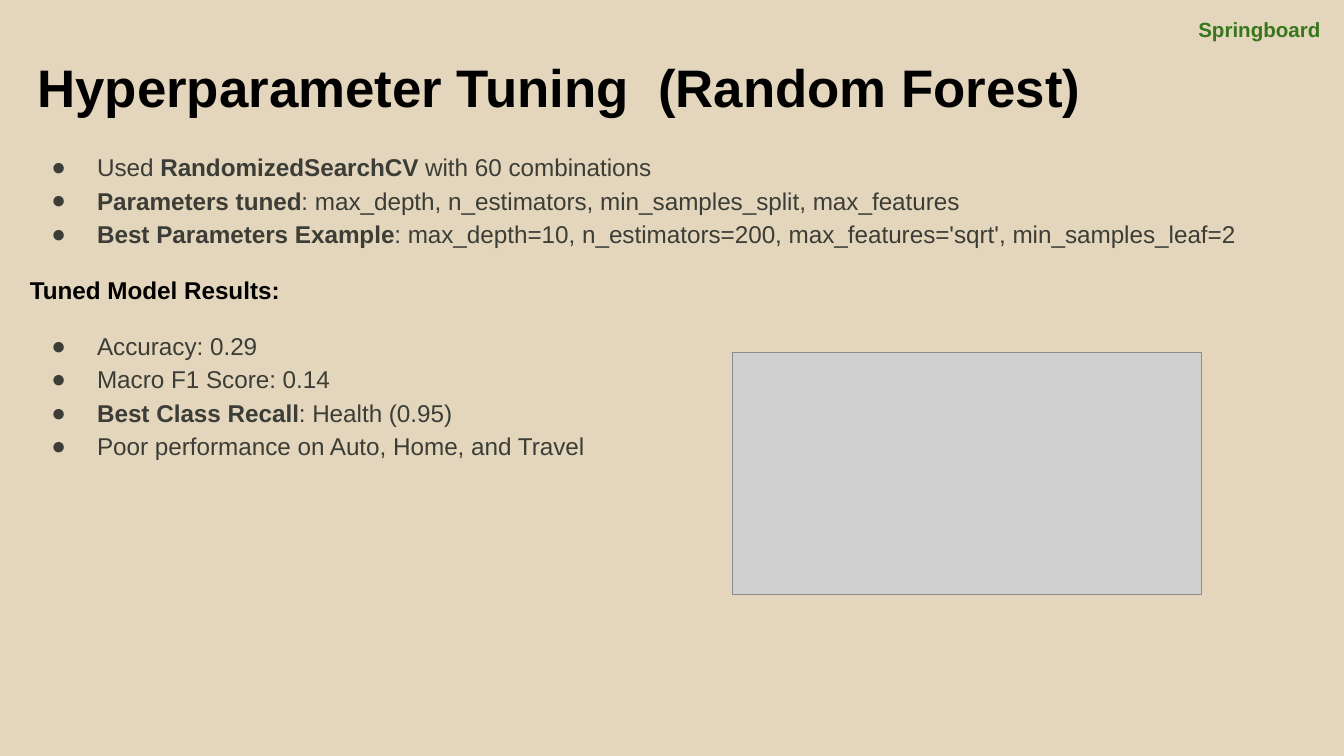
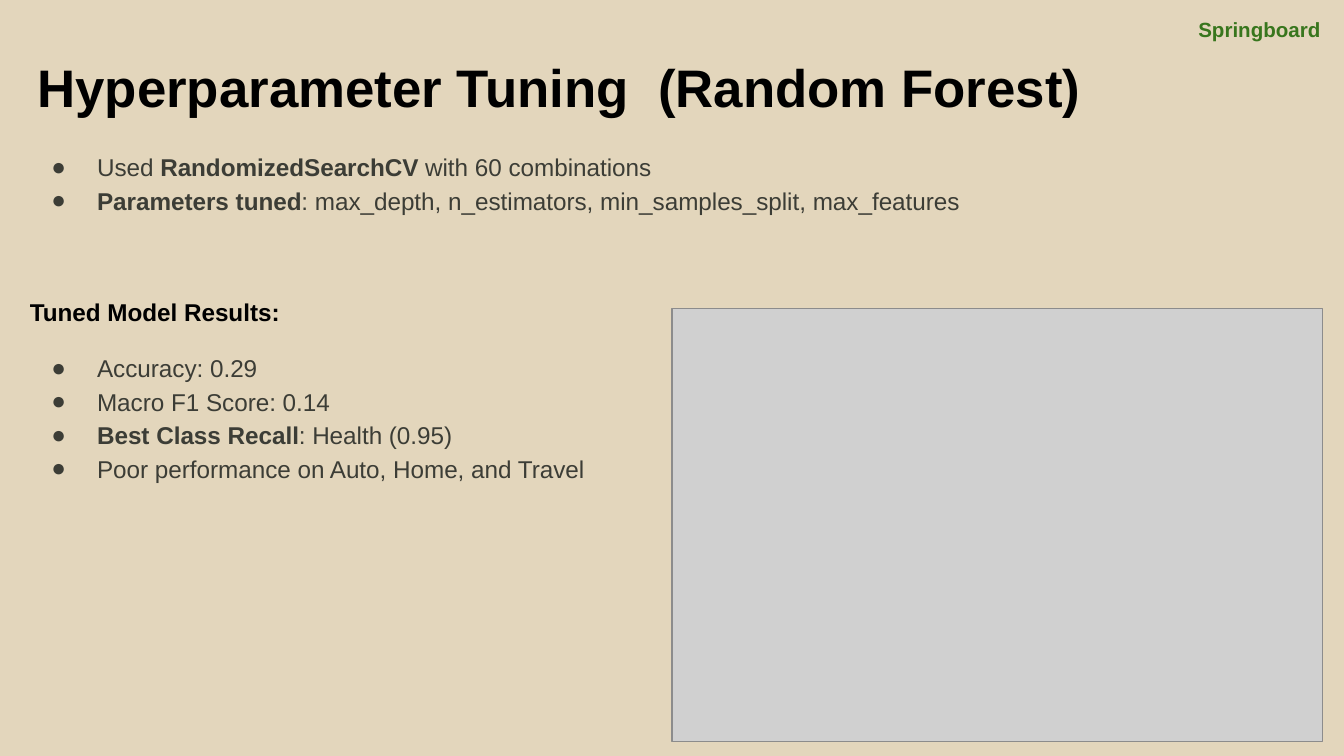
Before and after one commit to Shivangini-m/DataScienceGuidedCapstone, a slide deck: slide 8 of Capstone3_multiclass/Shivangini_FinalPresentation_Multiclass_Capstone3.pptx. Drawn at 1344x756 pixels with LibreOffice and Linux fonts; fonts in the diff are those of the drawing; grey boxes stand for pictures. Boxes give left, top, right and bottom in pixels: in the first picture for what was removed or moved away, otherwise in the second. Text is boxed around its words. In the diff, an @@ line names an element or a change of style, - is before the commit and + after.

```diff
--- a/Capstone3_multiclass/Shivangini_FinalPresentation_Multiclass_Capstone3.pptx
+++ b/Capstone3_multiclass/Shivangini_FinalPresentation_Multiclass_Capstone3.pptx
@@ text at (97,225,1236,248): paragraph removed @@
-● Best Parameters Example: max_depth=10, n_estimators=200, max_features='sqrt', min_samples_leaf=2
@@ picture: place and size @@
-picture at (732,352,1202,594)
+picture at (672,308,1322,741)
```
Also in this commit, not shown: 5 other slides changed, 4 other files.
